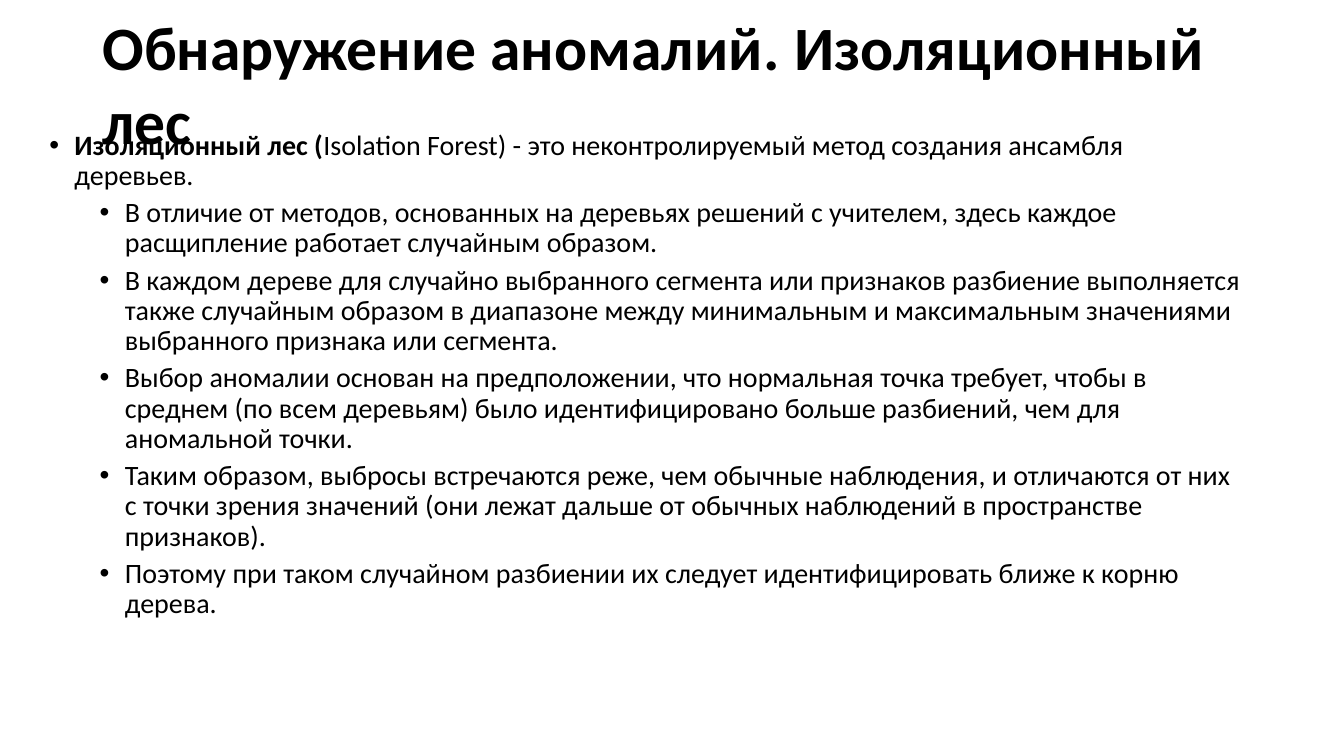
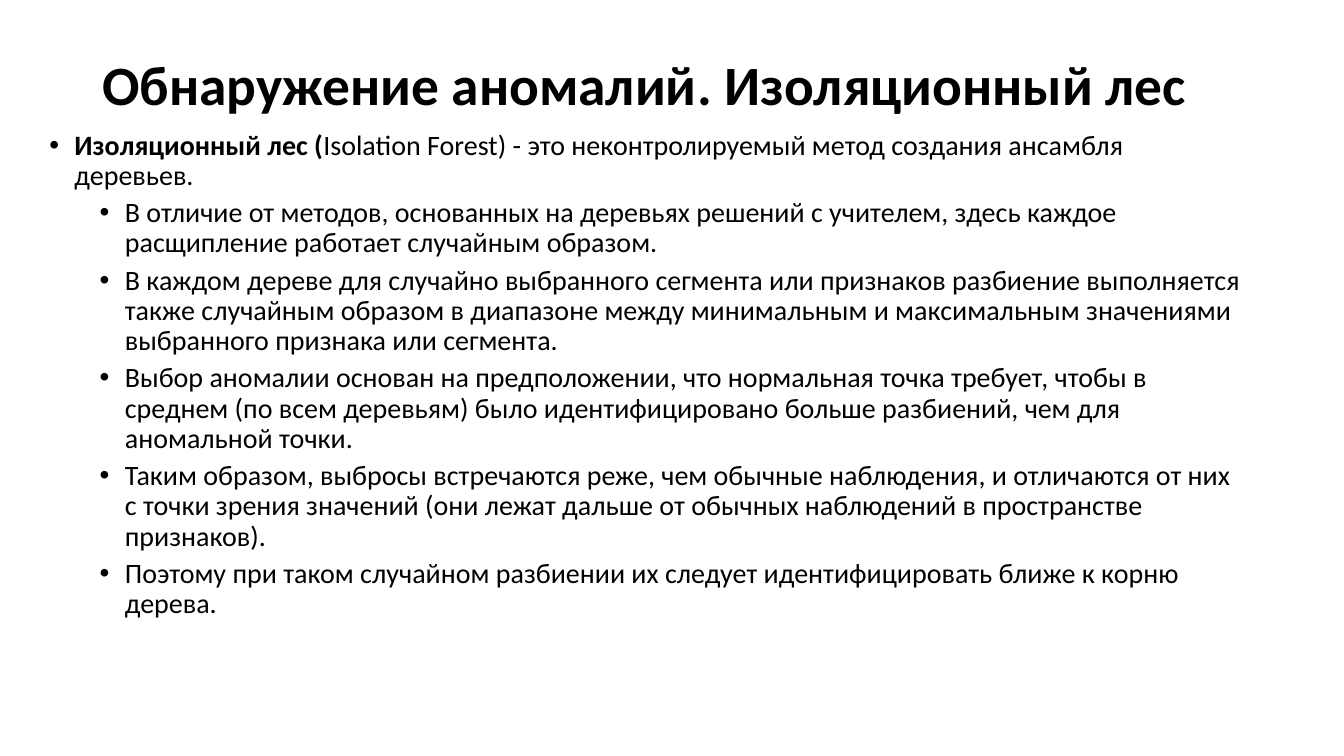
Before and after one commit to MVRonkin/TimeSeriesCourse, a slide deck: slide 28 of 2025/LEC/06-2 Обнаружение аномалий.pptx (slide 26 before the commit). Drawn at 1344x756 pixels with LibreOffice and Linux fonts; fonts in the diff are those of the drawing. Boxes give left, top, right and bottom in pixels: in the first picture for what was removed or moved away, otherwise in the second. Text is boxed around its words. In the diff, an @@ line names an element or a change of style, - is before the commit and + after.

```diff
--- a/2025/LEC/06-2 Обнаружение аномалий.pptx
+++ b/2025/LEC/06-2 Обнаружение аномалий.pptx
@@ title "Обнаружение аномалий. Изоляционный лес" at (102,67,1186,114): size 44 to 39.6 pt @@
```
Also in this commit, not shown: 11 other slides changed, 3 slides added.
